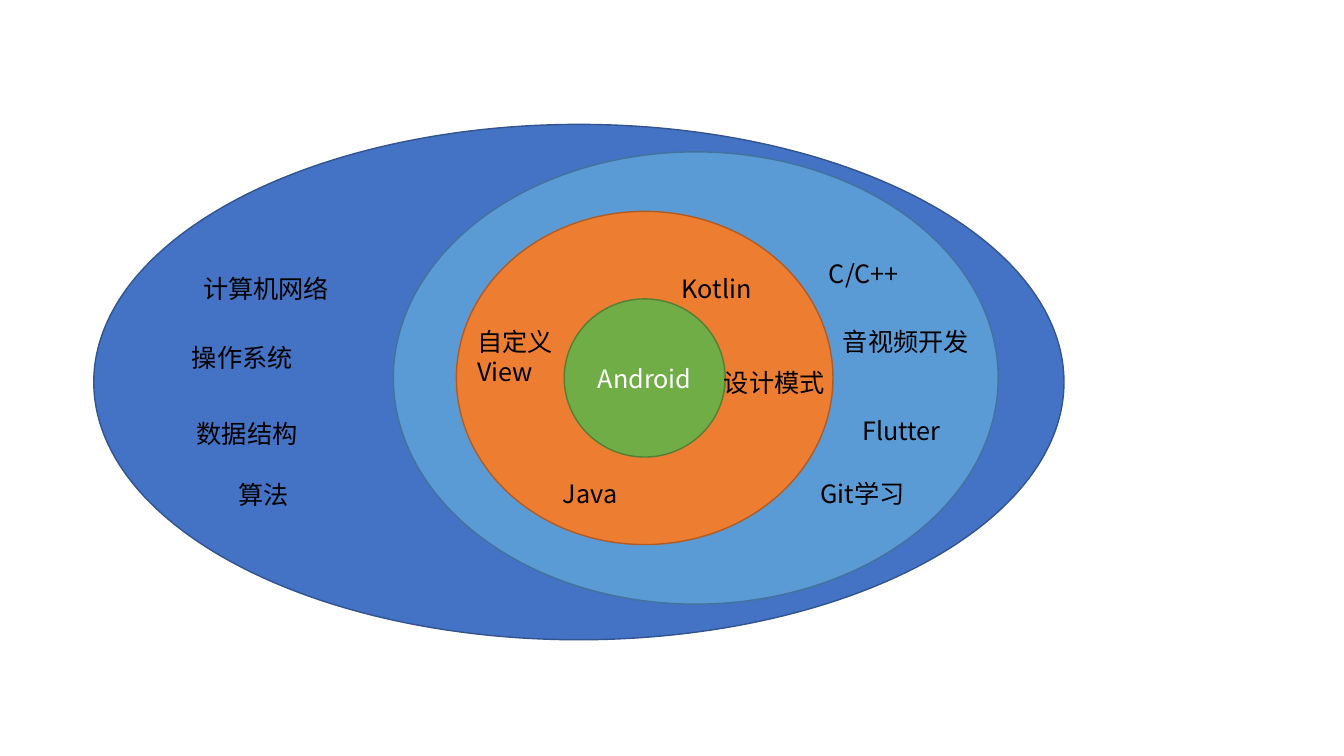
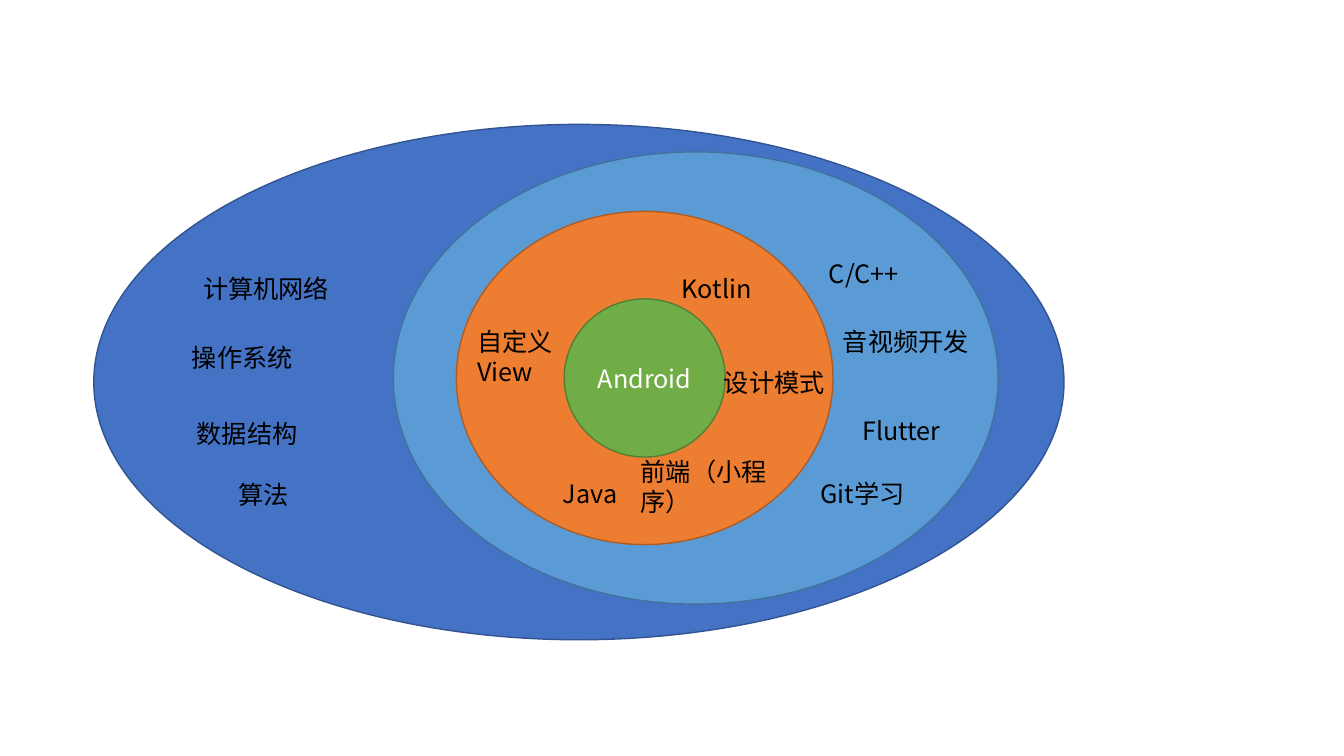
Before and after one commit to Tom1881/blog, a slide deck: slide 1 of docs/知识优先级.pptx. Drawn at 1344x756 pixels with LibreOffice and Linux fonts; fonts in the diff are those of the drawing. Boxes give left, top, right and bottom in pixels: in the first picture for what was removed or moved away, otherwise in the second. Text is boxed around its words. In the diff, an @@ line names an element or a change of style, - is before the commit and + after.

Commit message:
更换知识优先级

```diff
--- a/docs/知识优先级.pptx
+++ b/docs/知识优先级.pptx
@@ text added at [641, 455, 767, 514], 18 pt, text #000000 @@
+前端（小程序）
```
